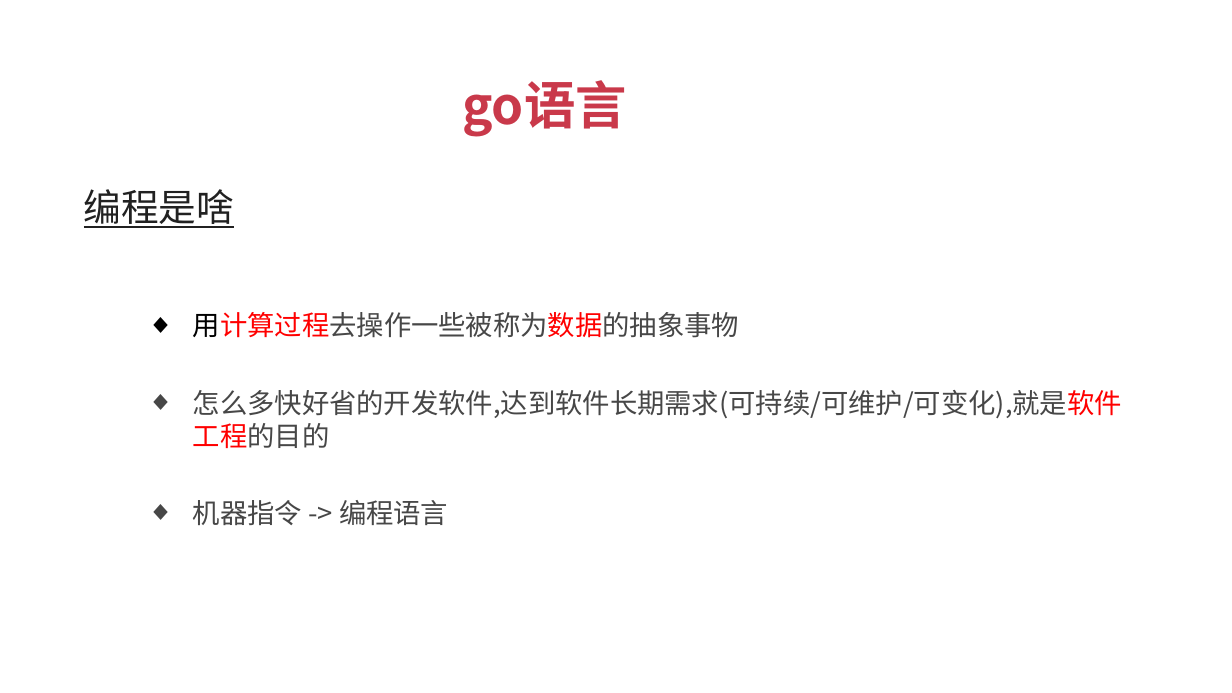
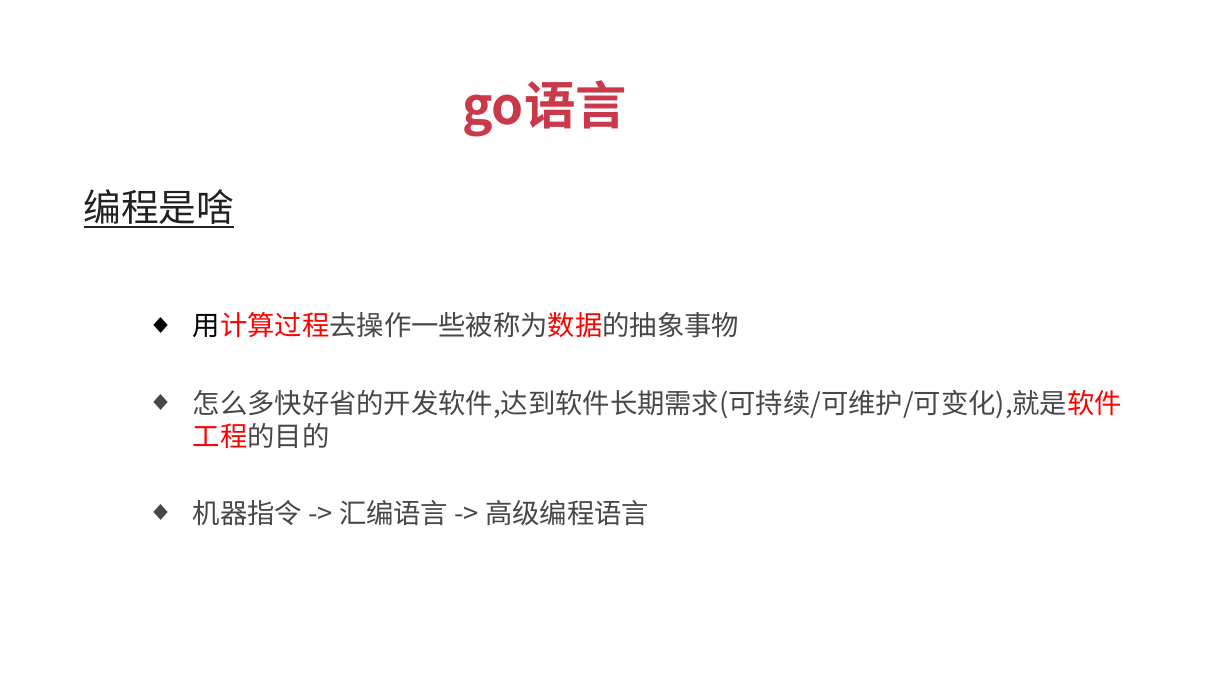
Before and after one commit to xuqiang76/golang, a slide deck: slide 4 of tuling/go语言_傻大猫.pptx. Drawn at 1232x693 pixels with LibreOffice and Linux fonts; fonts in the diff are those of the drawing. Boxes give left, top, right and bottom in pixels: in the first picture for what was removed or moved away, otherwise in the second. Text is boxed around its words. In the diff, an @@ line names an element or a change of style, - is before the commit and + after.

```diff
--- a/tuling/go语言_傻大猫.pptx
+++ b/tuling/go语言_傻大猫.pptx
@@ text at (193,500,649,525): text changed @@
-  ◆ 机器指令 -> 编程语言
+  ◆ 机器指令 -> 汇编语言 -> 高级编程语言
```
Also in this commit, not shown: 3 other slides changed, 1 slide removed, 1 other file.
